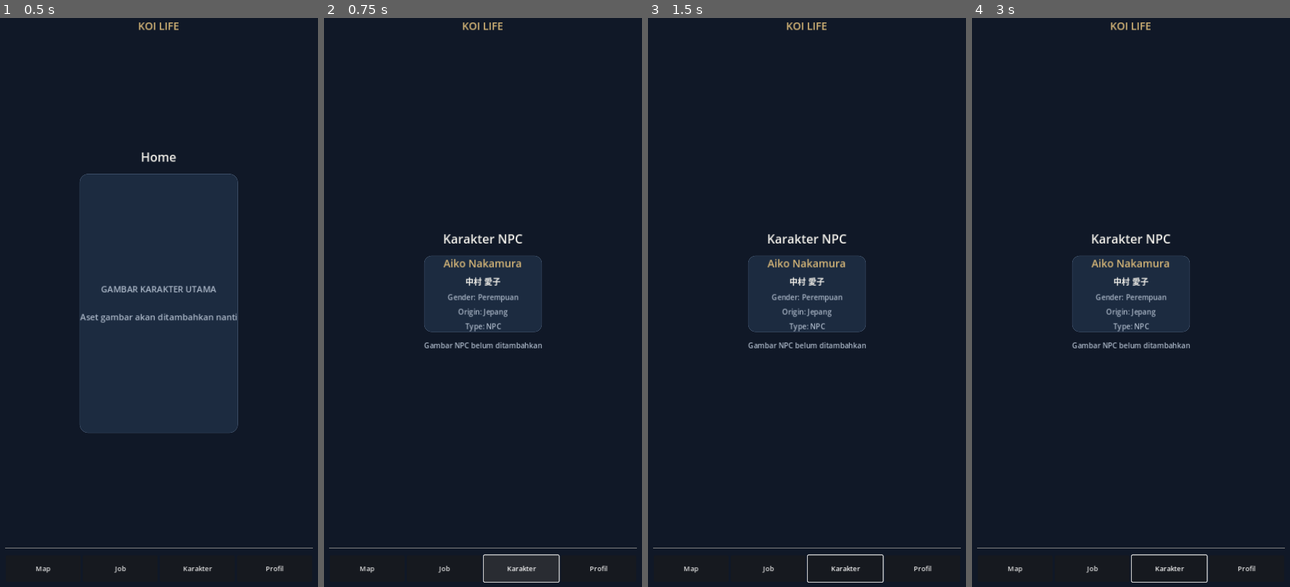
Above: before the commit, frames 1-4 (left to right).
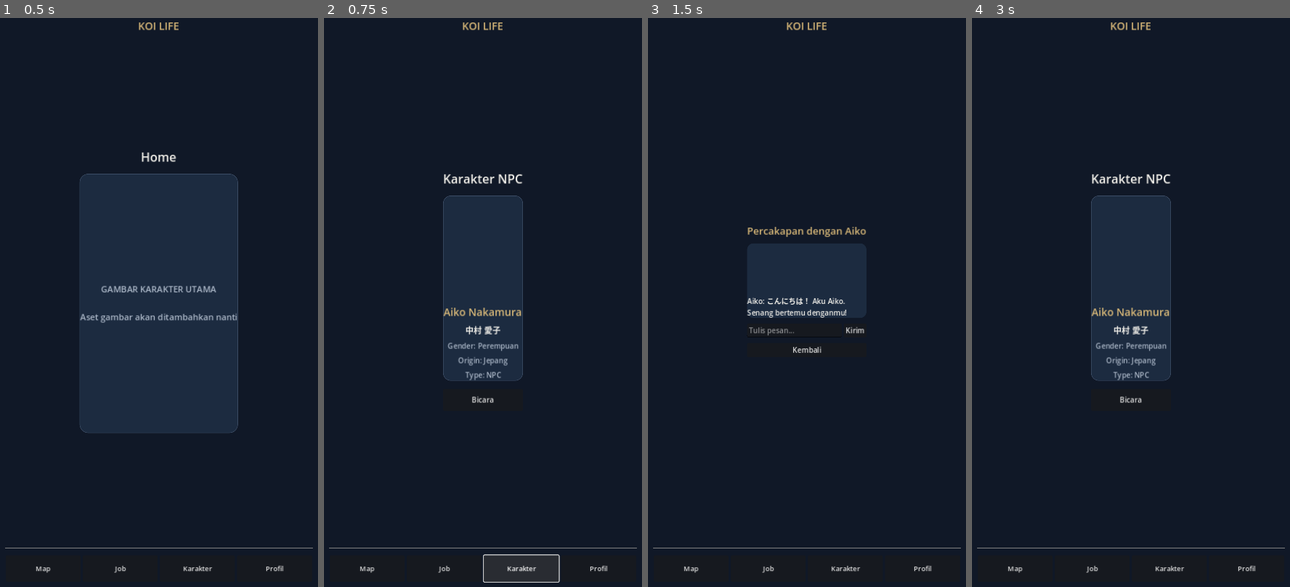
Above: after the commit, the same moments.

Repository: Koidyavol/Koikingdom
Game: Godot game, scene res://scenes/main.tscn
Two runs of this game, one before a commit and one after it. Both use one fixed random seed, a clock stepped at 60 frames per second and the inputs below.
Inputs (mouse positions are in pixels of both pictures, inside the frame that each line leads up to):
- Up to frame 1 (0.5 s): no input
- Up to frame 2 (0.75 s): click "Karakter" at 0.5 s
- Up to frame 3 (1.5 s): click (807, 399) at 1.25 s, where only the run after the commit has a clickable "Bicara"
- Up to frame 4 (3 s): click (1178, 330) at 2 s, where only the run after the commit has a clickable "Kirim"; click (1131, 348) at 2.75 s, where only the run after the commit has a clickable "Kembali"

Frame 1 is identical in both runs. In frame 2, 7.4% of the frame differs, in the area x 31-69%, y 27-68%; in frame 3, 3.5%; in frame 4, 7.5%, in the area x 31-75%, y 27-100%.

Commit message:
Add Aiko NPC images folders and chat interface

Diff:
--- a/scripts/main.gd
+++ b/scripts/main.gd
@@ -5,9 +5,13 @@
 const ACCENT := Color("#d8b878")
 const TEXT_MAIN := Color("#f3f1eb")
 const TEXT_MUTED := Color("#aab6c6")
+const NPC_IMAGE_PATH := "res://assets/character/npc/aiko/character.png"
+const NPC_PORTRAIT_PATH := "res://assets/character/npc/aiko/portrait.png"
 
 var page_host: Control
 var current_page := "Home"
+var chat_log: VBoxContainer
+var chat_input: LineEdit
 
 const NPC_DATA := {
 	"name": "Aiko Nakamura",
@@ -148,6 +152,16 @@
 	details.add_theme_constant_override("separation", 9)
 	card.add_child(details)
 
+	var npc_image := TextureRect.new()
+	npc_image.custom_minimum_size = Vector2(0, 230)
+	npc_image.expand_mode = TextureRect.EXPAND_FIT_WIDTH_PROPORTIONAL
+	npc_image.stretch_mode = TextureRect.STRETCH_KEEP_ASPECT_CENTERED
+	if ResourceLoader.exists(NPC_IMAGE_PATH):
+		npc_image.texture = load(NPC_IMAGE_PATH)
+	else:
+		npc_image.texture = null
+	details.add_child(npc_image)
+
 	var name_label := Label.new()
 	name_label.text = NPC_DATA["name"]
 	name_label.horizontal_alignment = HORIZONTAL_ALIGNMENT_CENTER
@@ -169,11 +183,110 @@
 		info.add_theme_color_override("font_color", TEXT_MUTED)
 		details.add_child(info)
 
-	var portrait_hint := Label.new()
-	portrait_hint.text = "Gambar NPC belum ditambahkan"
-	portrait_hint.horizontal_alignment = HORIZONTAL_ALIGNMENT_CENTER
-	portrait_hint.add_theme_color_override("font_color", TEXT_MUTED)
-	parent.add_child(portrait_hint)
+	var talk_button := Button.new()
+	talk_button.text = "Bicara"
+	talk_button.custom_minimum_size = Vector2(0, 48)
+	talk_button.pressed.connect(_open_aiko_chat)
+	parent.add_child(talk_button)
+
+func _open_aiko_chat() -> void:
+	for child in page_host.get_children():
+		page_host.remove_child(child)
+		child.queue_free()
+
+	var center := CenterContainer.new()
+	center.set_anchors_and_offsets_preset(Control.PRESET_FULL_RECT)
+	page_host.add_child(center)
+
+	var chat_page := VBoxContainer.new()
+	chat_page.size_flags_horizontal = Control.SIZE_EXPAND_FILL
+	chat_page.add_theme_constant_override("separation", 12)
+	center.add_child(chat_page)
+
+	var title := Label.new()
+	title.text = "Percakapan dengan Aiko"
+	title.horizontal_alignment = HORIZONTAL_ALIGNMENT_CENTER
+	title.add_theme_color_override("font_color", ACCENT)
+	title.add_theme_font_size_override("font_size", 22)
+	chat_page.add_child(title)
+
+	var speech_panel := PanelContainer.new()
+	speech_panel.size_flags_vertical = Control.SIZE_EXPAND_FILL
+	speech_panel.size_flags_horizontal = Control.SIZE_EXPAND_FILL
+	var speech_style := StyleBoxFlat.new()
+	speech_style.bg_color = PANEL
+	speech_style.set_corner_radius_all(14)
+	speech_panel.add_theme_stylebox_override("panel", speech_style)
+	chat_page.add_child(speech_panel)
+
+	var speech_layout := VBoxContainer.new()
+	speech_layout.add_theme_constant_override("separation", 10)
+	speech_panel.add_child(speech_layout)
+
+	var portrait_row := HBoxContainer.new()
+	portrait_row.alignment = BoxContainer.ALIGNMENT_END
+	speech_layout.add_child(portrait_row)
+
+	var portrait := TextureRect.new()
+	portrait.custom_minimum_size = Vector2(104, 104)
+	portrait.expand_mode = TextureRect.EXPAND_IGNORE_SIZE
+	portrait.stretch_mode = TextureRect.STRETCH_KEEP_ASPECT_COVERED
+	if ResourceLoader.exists(NPC_PORTRAIT_PATH):
+		portrait.texture = load(NPC_PORTRAIT_PATH)
+	portrait_row.add_child(portrait)
+
+	chat_log = VBoxContainer.new()
+	chat_log.size_flags_vertical = Control.SIZE_EXPAND_FILL
+	speech_layout.add_child(chat_log)
+	_add_chat_line("Aiko", "こんにちは！ Aku Aiko. Senang bertemu denganmu!")
+
+	var input_row := HBoxContainer.new()
+	chat_page.add_child(input_row)
+
+	chat_input = LineEdit.new()
+	chat_input.placeholder_text = "Tulis pesan..."
+	chat_input.size_flags_horizontal = Control.SIZE_EXPAND_FILL
+	chat_input.text_submitted.connect(_send_chat_message)
+	input_row.add_child(chat_input)
+
+	var send_button := Button.new()
+	send_button.text = "Kirim"
+	send_button.pressed.connect(_send_chat_message.bind(chat_input.text))
+	input_row.add_child(send_button)
+
+	var back_button := Button.new()
+	back_button.text = "Kembali"
+	back_button.pressed.connect(_show_page.bind("Karakter"))
+	chat_page.add_child(back_button)
+
+func _send_chat_message(message: String = "") -> void:
+	var text := message.strip_edges()
+	if text.is_empty() and chat_input != null:
+		text = chat_input.text.strip_edges()
+	if text.is_empty():
+		return
+	_add_chat_line("Kamu", text)
+	if chat_input != null:
+		chat_input.clear()
+
+	var lower := text.to_lower()
+	var reply := "そうなんだ！ Ceritakan lagi, aku ingin mendengarnya."
+	if lower.contains("halo") or lower.contains("hai") or lower.contains("こんにちは"):
+		reply = "Halo juga! Bagaimana harimu?"
+	elif lower.contains("nama"):
+		reply = "Namaku Aiko Nakamura. Kamu boleh memanggilku Aiko!"
+	elif lower.contains("apa kabar") or lower.contains("kabar"):
+		reply = "Aku baik, terima kasih sudah bertanya!"
+	elif lower.contains("terima kasih") or lower.contains("makasih"):
+		reply = "どういたしまして！ Sama-sama!"
+	_add_chat_line("Aiko", reply)
+
+func _add_chat_line(speaker: String, message: String) -> void:
+	var line := Label.new()
+	line.text = "%s: %s" % [speaker, message]
+	line.autowrap_mode = TextServer.AUTOWRAP_WORD_SMART
+	line.add_theme_color_override("font_color", TEXT_MAIN if speaker == "Aiko" else ACCENT)
+	chat_log.add_child(line)
 
 func _build_placeholder_page(parent: VBoxContainer, page: String) -> void:
 	var title := Label.new()
Not shown, added: assets/character/npc/aiko/README.txt
Not shown, added: assets/character/npc/aiko/portrait/README.txt
